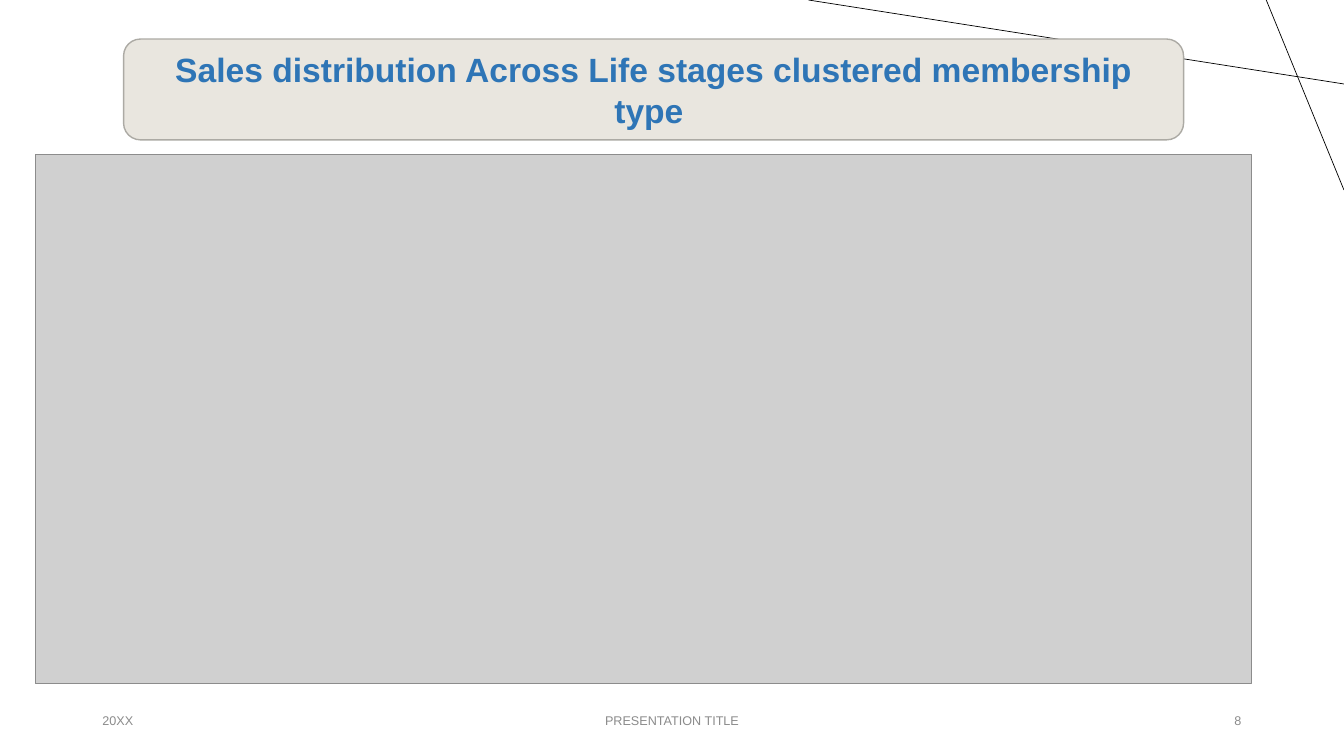
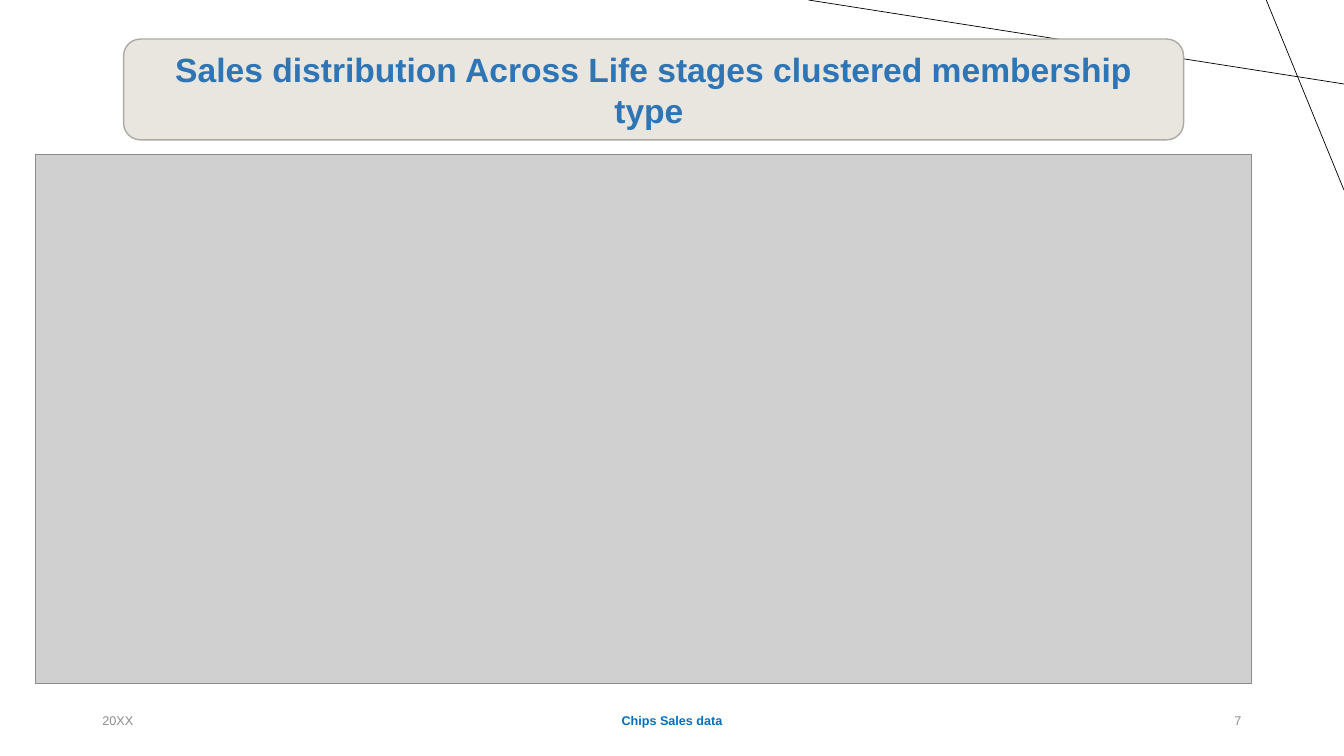
Before and after one commit to coja56/Customer_buying_Patterns, a slide deck: slide 7 of Summary of sales and customer behaviours.pptx (slide 8 before the commit). Drawn at 1344x756 pixels with LibreOffice and Linux fonts; fonts in the diff are those of the drawing; grey boxes stand for pictures. Boxes give left, top, right and bottom in pixels: in the first picture for what was removed or moved away, otherwise in the second. Text is boxed around its words. In the diff, an @@ line names an element or a change of style, - is before the commit and + after.

```diff
--- a/Summary of sales and customer behaviours.pptx
+++ b/Summary of sales and customer behaviours.pptx
@@ text at box(622, 716, 722, 728): text changed; text colour #8C8C8C to #0070C0; bold on @@
-PRESENTATION TITLE
+Chips Sales data
@@ page number at box(1234, 716, 1241, 725): text changed @@
-8
+7
```
Also in this commit, not shown: 4 other slides changed, 7 slides added, 9 slides removed, 1 other file.
